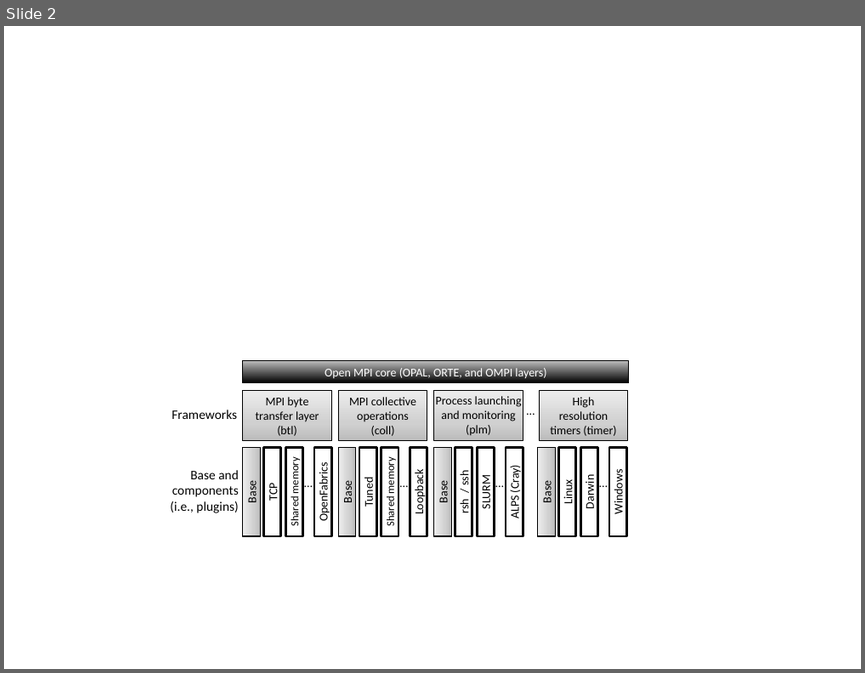
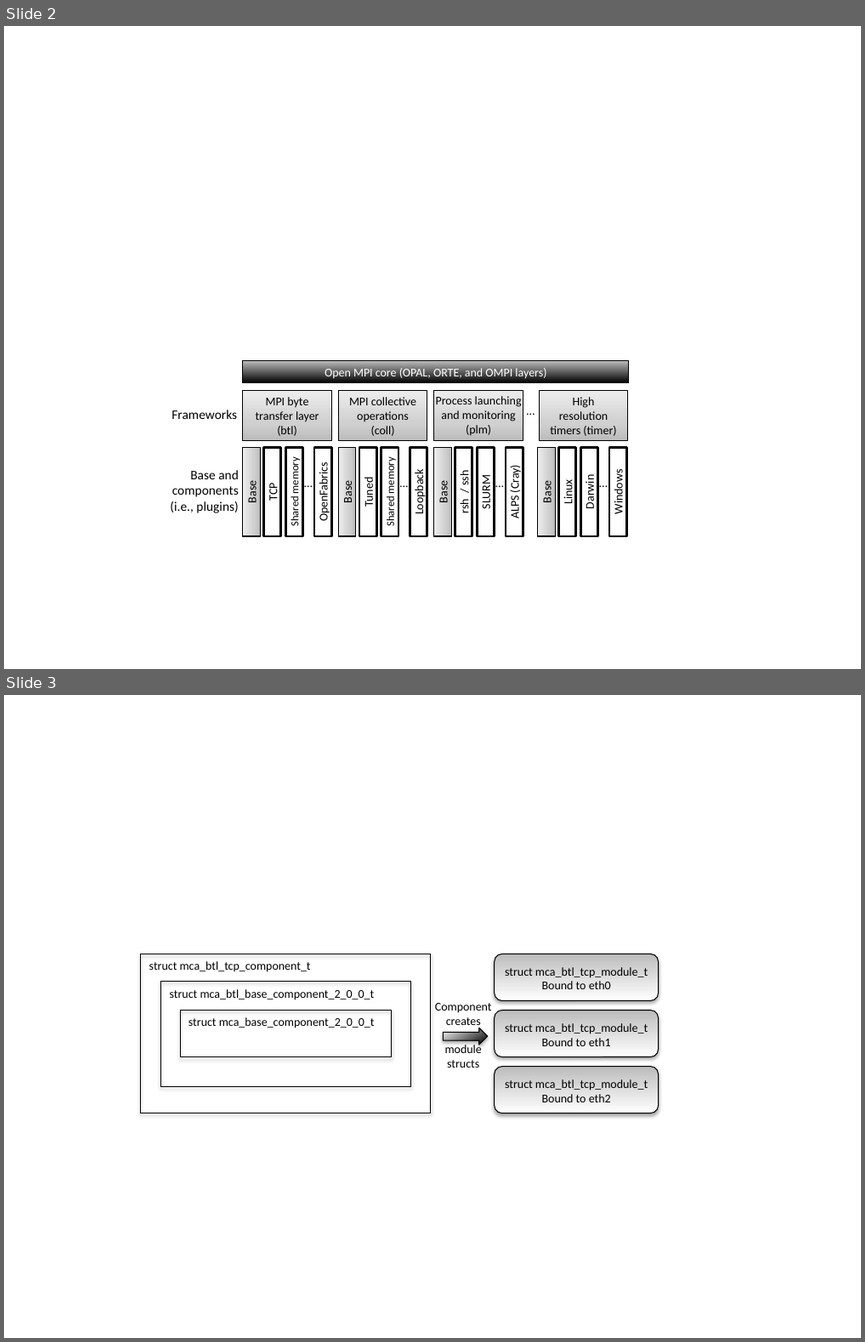
Before and after one commit to catlee/aosa-volume2, a slide deck: tex/images/openmpi/open-mpi-images.pptx. Shown one above the other, each under a label of ours: slide 2 before the commit, slides 2 and 3 after it. The pictures are 865x673 and 865x1342 pixels, drawn with LibreOffice and Linux fonts; fonts in the diff are those of the drawing. Boxes give left, top, right and bottom in pixels: in the first picture for what was removed or moved away, otherwise in the second. Text is boxed around its words. In the diff, an @@ line names an element or a change of style, - is before the commit and + after.

```diff
--- a/tex/images/openmpi/open-mpi-images.pptx
+++ b/tex/images/openmpi/open-mpi-images.pptx
@@ slide 3 added at [4, 695, 861, 1338], background #FFFFFF @@
@@ rectangle added at [141, 953, 431, 1112], outline #000000 0.75 pt @@
@@ text added at [149, 961, 311, 972], 10 pt, text #000000 @@
+struct mca_btl_tcp_component_t
@@ rounded rectangle added at [494, 953, 658, 1001], fill gradient #FFFFFF to #BDBDBD, outline #000000 0.75 pt @@
@@ text added at [505, 967, 647, 989], 10 pt, text #000000 @@
+struct mca_btl_tcp_module_t
+Bound to eth0
@@ rectangle added at [160, 981, 410, 1087], outline #000000 0.75 pt @@
@@ text added at [170, 989, 375, 1000], 10 pt, text #000000 @@
+struct mca_btl_base_component_2_0_0_t
@@ rectangle added at [180, 1010, 392, 1057], outline #000000 0.75 pt @@
@@ text added at [188, 1017, 375, 1028], 10 pt, text #000000 @@
+struct mca_base_component_2_0_0_t
@@ text added at [435, 1003, 492, 1067], 10 pt, text #000000 @@
+Component
+creates
+module
+structs
@@ rounded rectangle added at [494, 1010, 658, 1057], fill gradient #FFFFFF to #BDBDBD, outline #000000 0.75 pt @@
@@ text added at [505, 1023, 647, 1046], 10 pt, text #000000 @@
+struct mca_btl_tcp_module_t
+Bound to eth1
@@ right arrow added at [443, 1027, 488, 1044], fill gradient #000000 to #FFFFFF, outline #000000 0.75 pt @@
@@ rounded rectangle added at [494, 1066, 658, 1113], fill gradient #FFFFFF to #BDBDBD, outline #000000 0.75 pt @@
@@ text added at [505, 1079, 647, 1102], 10 pt, text #000000 @@
+struct mca_btl_tcp_module_t
+Bound to eth2
```
Also in this commit, not shown: 2 other files.
